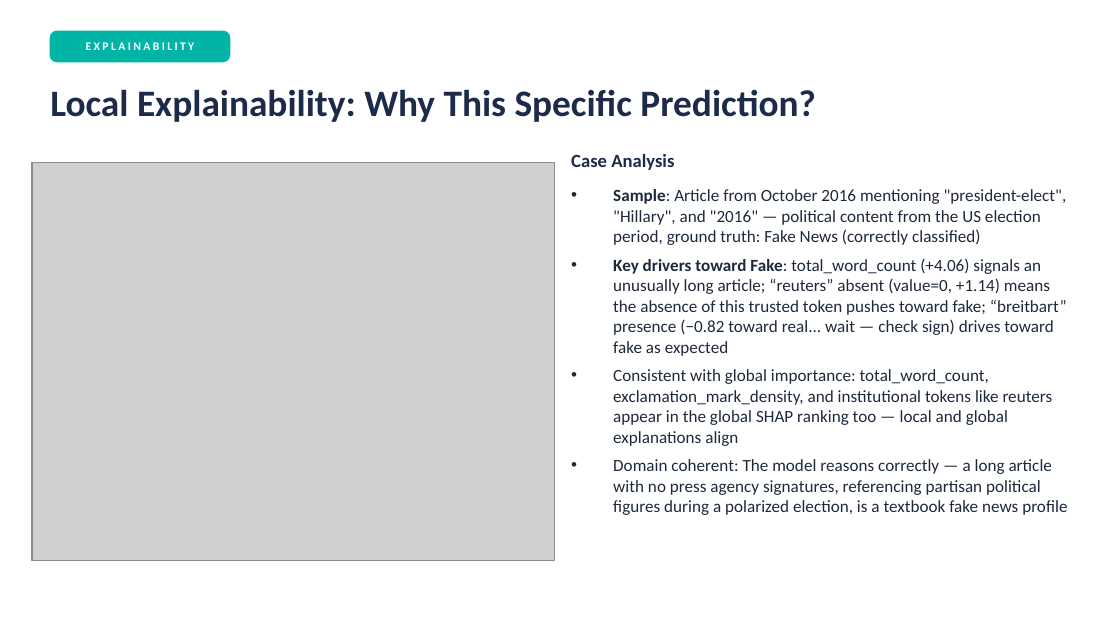
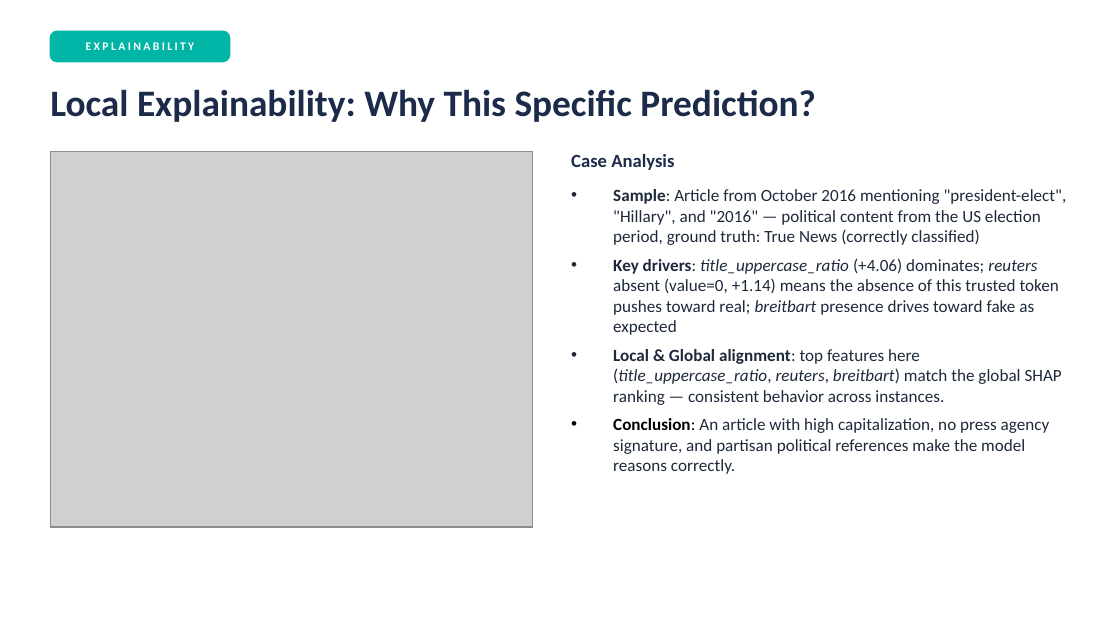
Before and after one commit to jackomazi/data-mining-and-machine-learning-project, a slide deck: slide 12 of project_presentation_template.pptx (slide 13 before the commit). Drawn at 1120x630 pixels with LibreOffice and Linux fonts; fonts in the diff are those of the drawing; grey boxes stand for pictures. Boxes give left, top, right and bottom in pixels: in the first picture for what was removed or moved away, otherwise in the second. Text is boxed around its words. In the diff, an @@ line names an element or a change of style, - is before the commit and + after.

```diff
--- a/project_presentation_template.pptx
+++ b/project_presentation_template.pptx
@@ picture: place and size @@
-picture at box(32, 162, 556, 561)
+picture at box(50, 151, 533, 526)
@@ text at box(613, 189, 1067, 474): text changed @@
-• Sample: Article from October 2016 mentioning "president-elect", "Hillary", and "2016" — political content from the US election period, ground truth: Fake News (correctly classified)
-• Key drivers toward Fake: total_word_count (+4.06) signals an unusually long article; “reuters” absent (value=0, +1.14) means the absence of this trusted token pushes toward fake; “breitbart” presence (−0.82 toward real... wait — check sign) drives toward fake as expected
-• Consistent with global importance: total_word_count, exclamation_mark_density, and institutional tokens like reuters appear in the global SHAP ranking too — local and global explanations align
-• Domain coherent: The model reasons correctly — a long article with no press agency signatures, referencing partisan political figures during a polarized election, is a textbook fake news profile
+• Sample: Article from October 2016 mentioning "president-elect", "Hillary", and "2016" — political content from the US election period, ground truth: True News (correctly classified)
+• Key drivers: title_uppercase_ratio (+4.06) dominates; reuters absent (value=0, +1.14) means the absence of this trusted token pushes toward real; breitbart presence drives toward fake as expected
+• Local & Global alignment: top features here (title_uppercase_ratio, reuters, breitbart) match the global SHAP ranking — consistent behavior across instances.
+• Conclusion: An article with high capitalization, no press agency signature, and partisan political references make the model reasons correctly.
```
Also in this commit, not shown: 11 other slides changed, 1 slide removed, 1 other file.
